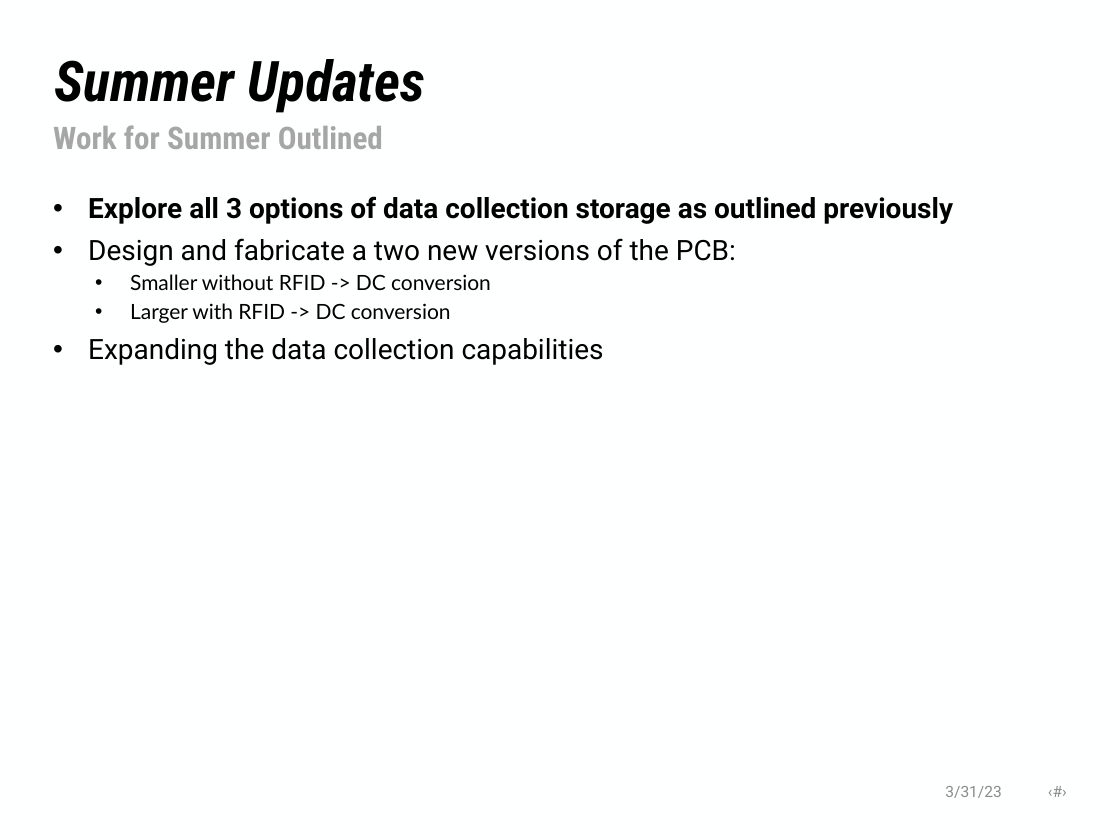
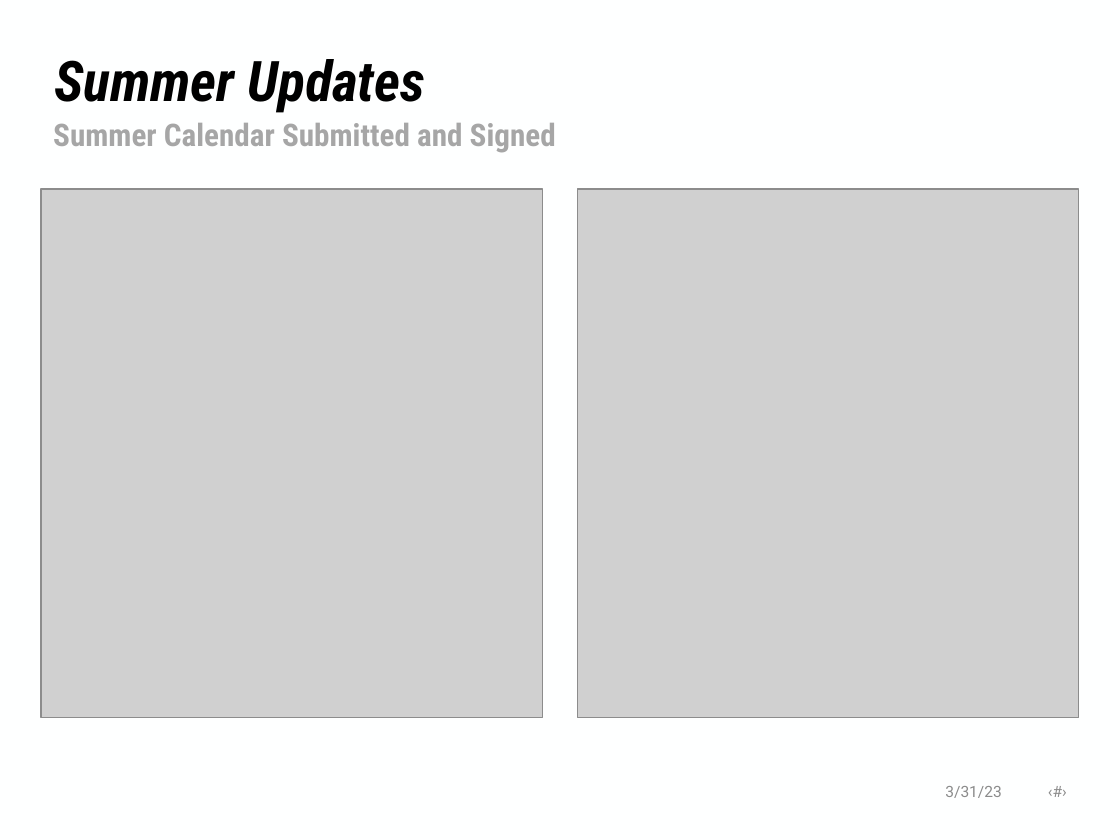
Before and after one commit to NHuang58/Biomedical_Device_PCB, a slide deck: slide 6 of Documentation/Slides/Week_31.pptx (slide 7 before the commit). Drawn at 1120x840 pixels with LibreOffice and Linux fonts; fonts in the diff are those of the drawing; grey boxes stand for pictures; background and template pictures are left out. Boxes give left, top, right and bottom in pixels: in the first picture for what was removed or moved away, otherwise in the second. Text is boxed around its words. In the diff, an @@ line names an element or a change of style, - is before the commit and + after.

```diff
--- a/Documentation/Slides/Week_31.pptx
+++ b/Documentation/Slides/Week_31.pptx
@@ text at (53,123,556,153): text changed @@
-Work for Summer Outlined
+Summer Calendar Submitted and Signed
@@ picture added at (41,189,543,718) @@
@@ text removed at (88,196,953,365) @@
-• Explore all 3 options of data collection storage as outlined previously
-• Design and fabricate a two new versions of the PCB:
-  • Smaller without RFID -> DC conversion
-  • Larger with RFID -> DC conversion
-• Expanding the data collection capabilities
@@ picture added at (578,189,1080,718) @@
```
Also in this commit, not shown: 6 other slides changed, 1 slide added, 1 slide removed, 13 other files.
